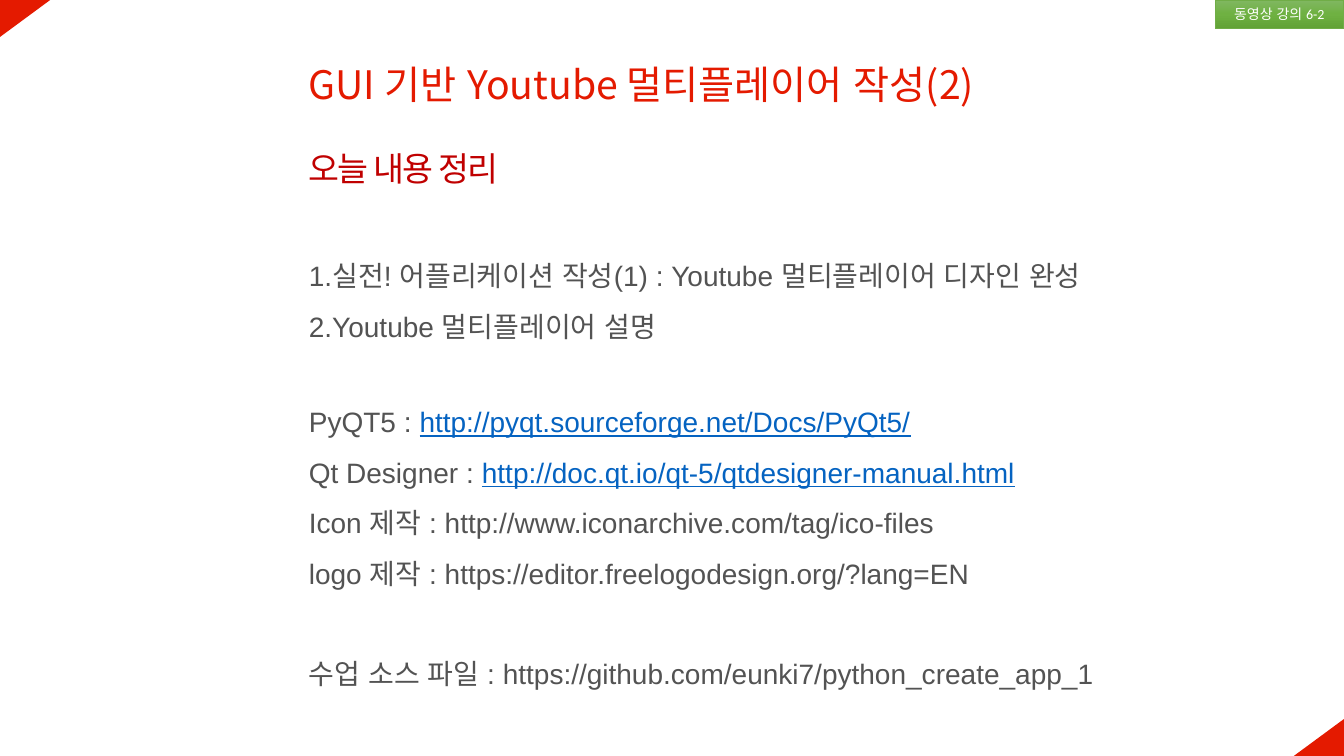
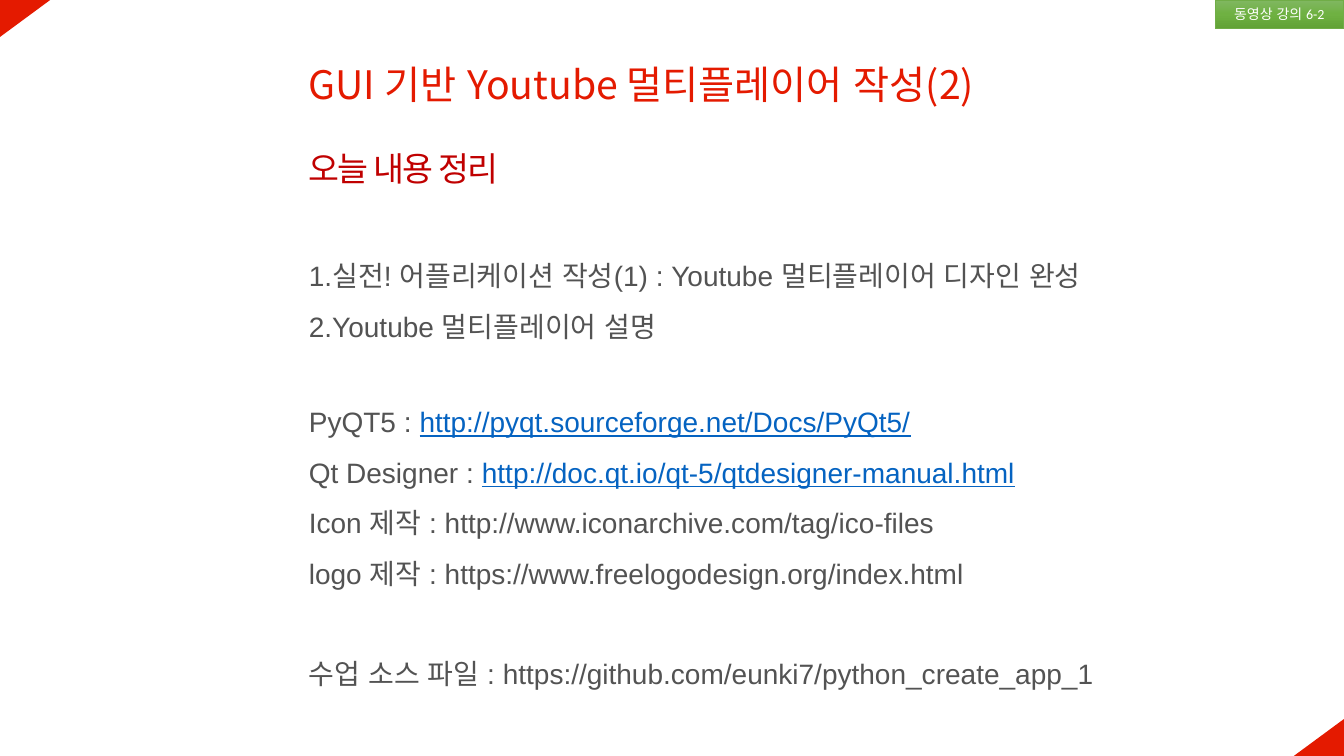
Before and after one commit to eunki7/python_create_app_1, a slide deck: slide 3 of section6/챕터6 강의 PPT.pptx. Drawn at 1344x756 pixels with LibreOffice and Linux fonts; fonts in the diff are those of the drawing. Boxes give left, top, right and bottom in pixels: in the first picture for what was removed or moved away, otherwise in the second. Text is boxed around its words. In the diff, an @@ line names an element or a change of style, - is before the commit and + after.

Commit message:
modified ppt

```diff
--- a/section6/챕터6 강의 PPT.pptx
+++ b/section6/챕터6 강의 PPT.pptx
@@ text at box(309, 561, 964, 589): text changed @@
-logo 제작 : https://editor.freelogodesign.org/?lang=EN
+logo 제작 : https://www.freelogodesign.org/index.html
```
Also in this commit, not shown: 1 slide removed.
